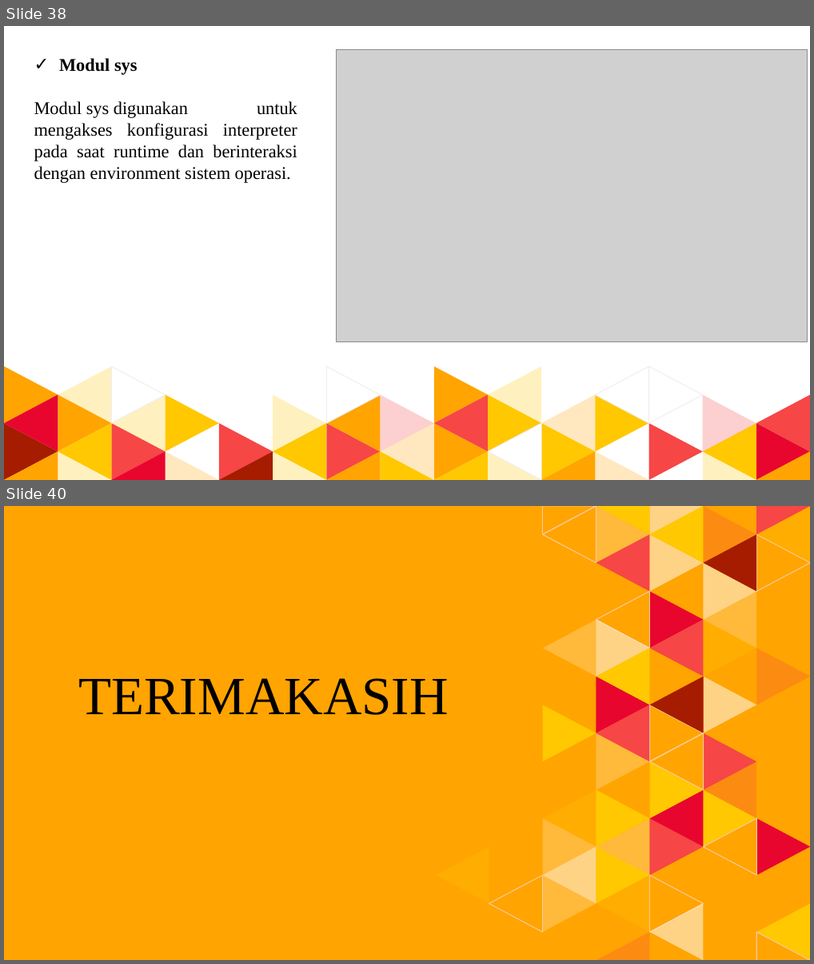
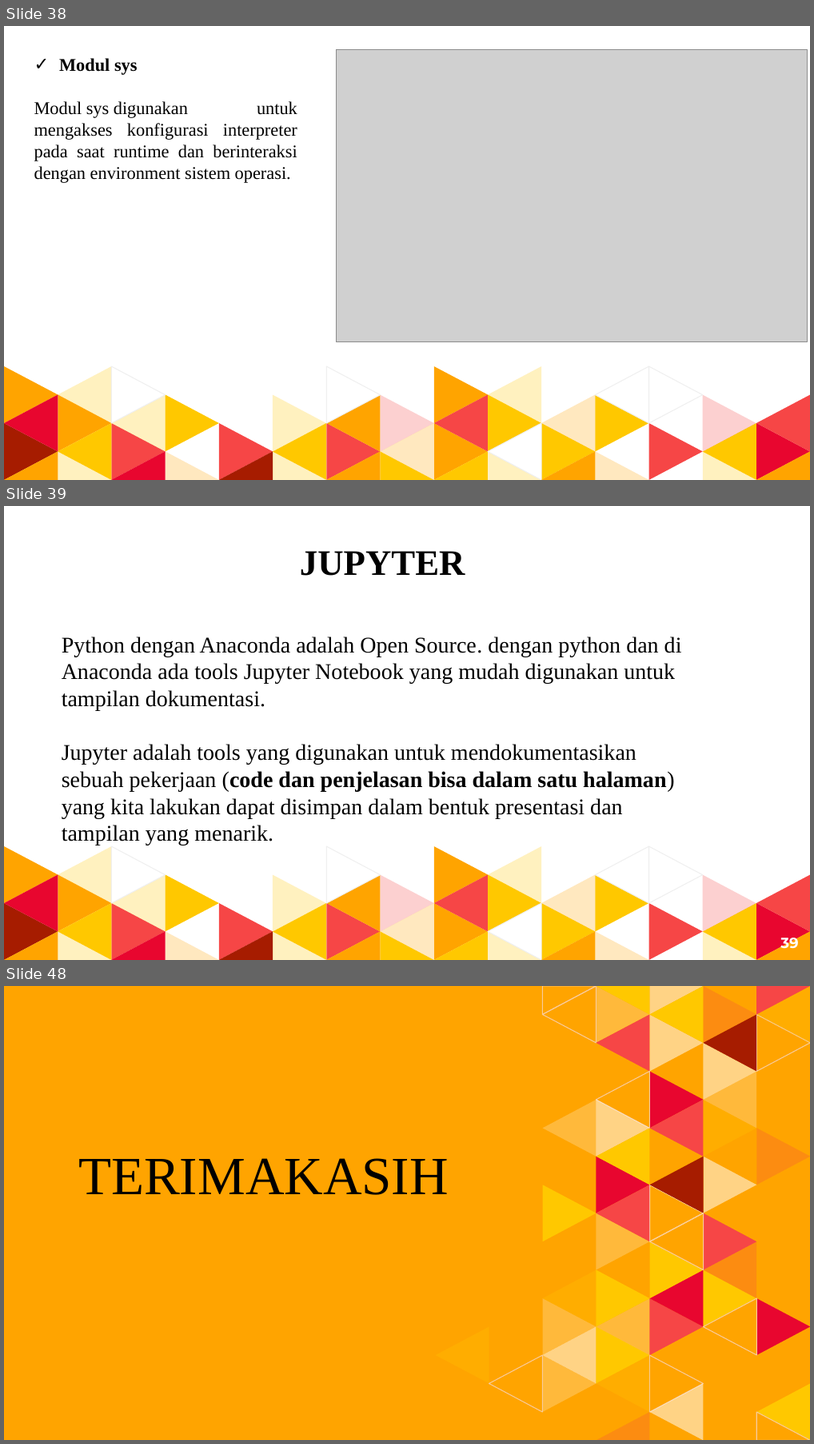
Before and after one commit to dimasaripratama/Pengantar-Deep-Learning, a slide deck: Tugas 1/DimasAriPratama_51415918_4IA17.pptx. Shown one above the other, each under a label of ours: slides 38 and 40 before the commit, slides 38, 39 and 48 after it; the slides between them are not shown. The pictures are 814x964 and 814x1444 pixels, drawn with LibreOffice and Linux fonts; fonts in the diff are those of the drawing; grey boxes stand for pictures. Boxes give left, top, right and bottom in pixels: in the first picture for what was removed or moved away, otherwise in the second. Text is boxed around its words. In the diff, an @@ line names an element or a change of style, - is before the commit and + after.

```diff
--- a/Tugas 1/DimasAriPratama_51415918_4IA17.pptx
+++ b/Tugas 1/DimasAriPratama_51415918_4IA17.pptx
@@ slide 39 added at (4,506,810,960), background #FFFFFF; not listed: 48 template elements that a slide beside it also shows @@
@@ text added at (300,551,466,576), 32 pt, text #000000, bold @@
+JUPYTER
@@ text added at (62,636,682,845), 20 pt, text #000000 @@
+Python dengan Anaconda adalah Open Source. dengan python dan di Anaconda ada tools Jupyter Notebook yang mudah digunakan untuk tampilan dokumentasi.
+Jupyter adalah tools yang digunakan untuk mendokumentasikan sebuah pekerjaan (code dan penjelasan bisa dalam satu halaman) yang kita lakukan dapat disimpan dalam bentuk presentasi dan tampilan yang menarik.
@@ page number added at (781,933,798,952), 13 pt, text #FFFFFF, bold @@
+39
@@ what was slide 40 is now slide 48 @@
```
Also in this commit, not shown: 1 slide changed, 7 other slides added.
